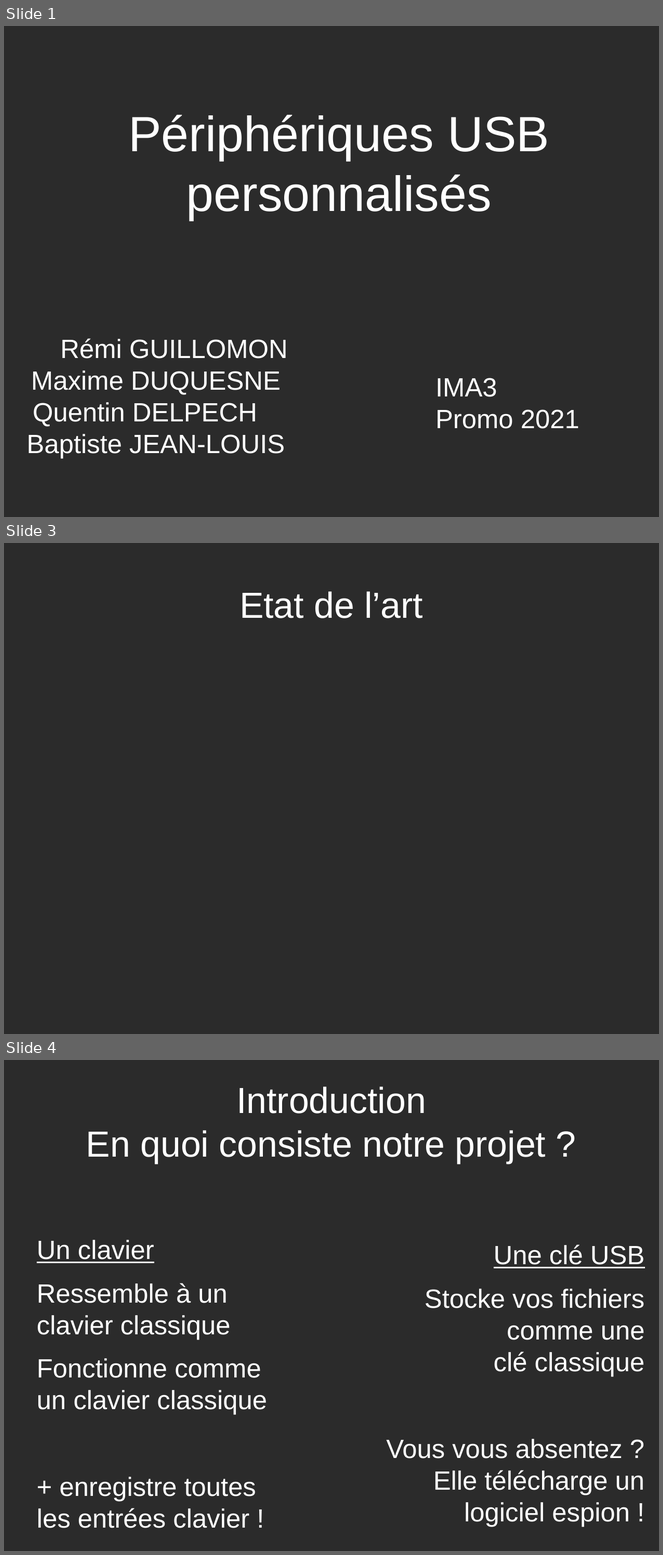
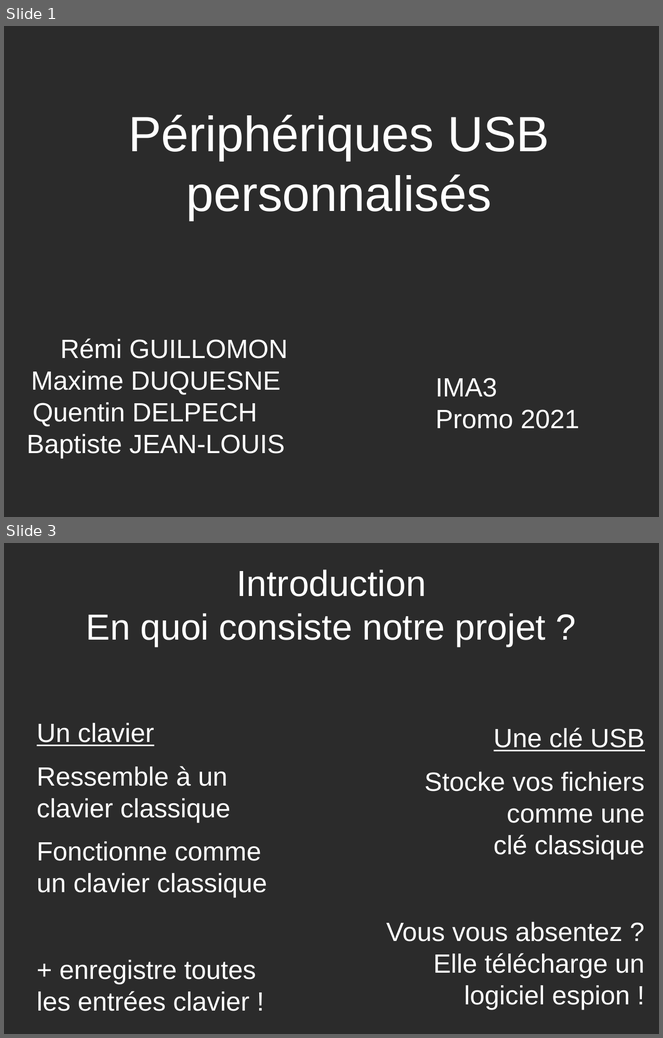
Before and after one commit to rguillomon/IMA3-4_Project, a slide deck: P12(périphUSB).odp. Shown one above the other, each under a label of ours: slides 1, 3 and 4 before the commit, slides 1 and 3 after it; the slides between them are not shown. The pictures are 663x1555 and 663x1038 pixels, drawn with LibreOffice and Linux fonts; fonts in the diff are those of the drawing; background and template pictures are left out; a plain dark background stands for a picture behind light text. Boxes give left, top, right and bottom in pixels: in the first picture for what was removed or moved away, otherwise in the second. Text is boxed around its words. In the diff, an @@ line names an element or a change of style, - is before the commit and + after.

```diff
--- a/P12(périphUSB).odp
+++ b/P12(périphUSB).odp
@@ slide 3 removed at [4,543,659,1034], background picture (left out) @@
@@ title removed at [240,591,423,618] @@
-Etat de l’art
@@ what was slide 4 is now slide 3 @@
```
Also in this commit, not shown: 1 slide changed.
